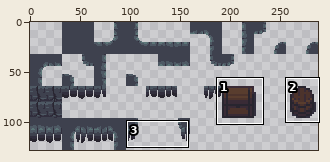
Two states of a sprite sheet, assets/levelbase.png. Above, an overview of the earlier version with the close-up marked.
Close-up. First the earlier version:
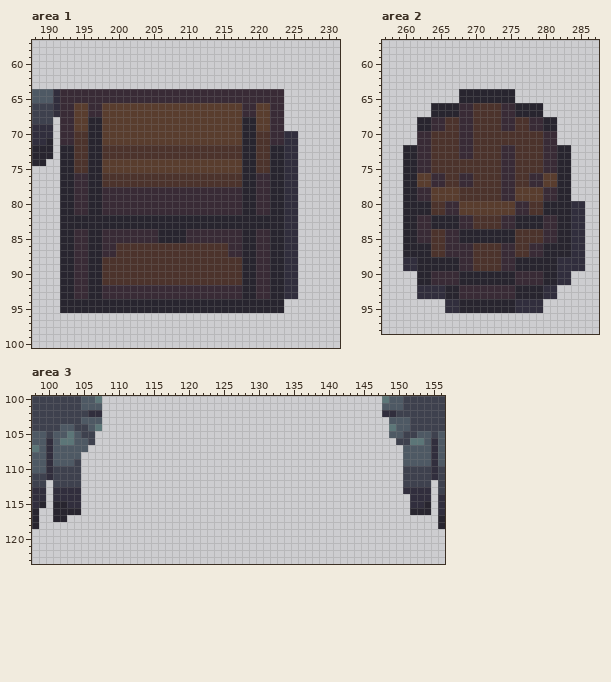
The file is 288x128 pixels. Colours within 5 levels of each other are drawn and written as one. Shown: area 1: x 188..231, y 57..100; area 2: x 257..287, y 57..98; area 3: x 98..156, y 100..123.
After:
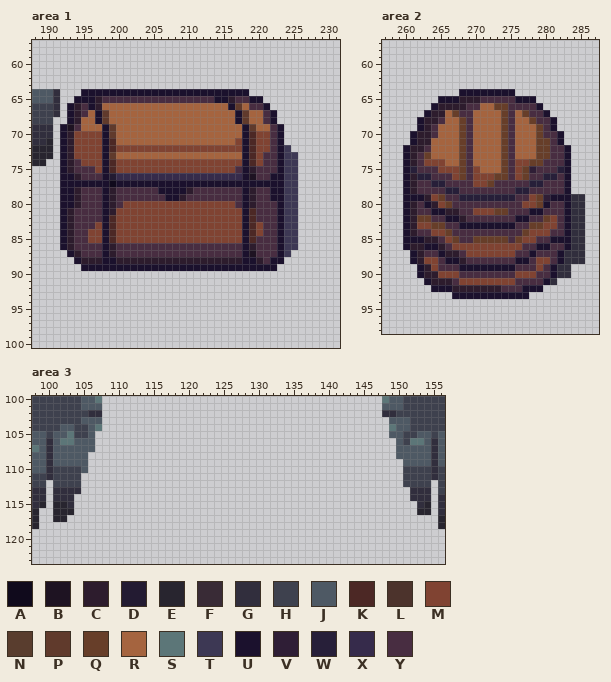
Palette (. is transparent): A #100a1c  B #1e1322  C #2d1c2d  D #231b32  E #28252f  F #392b36  G #312e3d  H #3e414e  J #4e5964  K #4c2825  L #4c332c  M #804332  N #593d2e  P #603a2c  Q #673e29  R #a5643f  S #5c7678  T #3d3854  U #1b112d  V #2f1e36  W #271f39  X #362b4b  Y #482d41
Difference:
Changed rows in their new state; - is an unchanged pixel.
Area 1:
first column x 192:
 64 ...UUUUUUUUUUUUUUUUUUUUUUUU.....--
 65 ..UUUCYYYYYYYYYYYYYYYYUUCYYUU...--
 66 .UCYUCRRRRRRRRRRRRRRRRRRUPRYYU..--
 67 .UCYRUPRRRRRRRRRRRRRRRRRRUPRRYU.--
 68 .UCRRUPRRRRRRRRRRRRRRRRRRUPRRYU.--
 69 UBYRRRUPRRRRRRRRRRRRRRRRRRUPRRYU--
 70 UCMMMMUPRRRRRRRRRRRRRRRRRRUKMMYU..
 71 UCMMMMUKRRRRRRRRRRRRRRRRRMUKMMYU..
 72 UCMMMMUKMMMMMMMMMMMMMMMMMMUKMMYUT.
 73 UCMMMMUPRRRRRRRRRRRRRRRRRRUKMYYUTT
 74 UCYMMMUKMMMMMMMMMMMMMMMMMMUKMYYUTT
 75 UCYYYMUKMMMMMMMMMMMMMMMMMYUCYYYUTT
 76 UUCYYYUDXXXXXXXXXXXXXXXXXXUBYYUUTT
 77 UUUUUUUAUUUUUUUUUUUUUUUUUUUUUUUUTT
 78 UUCYYYUCYYYYYYUUUUCYYYYYYYUCYYUUTT
 79 UUCYYYUCYYYYYYYUUCYYYYYYYYUCYYUUTT
 80 UUCYYYUCYMMMMMMMMMMMMMMMMYUCYYYUTT
 81 UCYYYYUCMMMMMMMMMMMMMMMMMMUKYYYUTT
 82 UCYYYYUKMMMMMMMMMMMMMMMMMMUKYYYUTT
 83 UCYYYMUKMMMMMMMMMMMMMMMMMMUKMYYUTT
 84 UCYYMMUKMMMMMMMMMMMMMMMMMMUKMYYUTT
 85 UCYYMMUKMMMMMMMMMMMMMMMMMMUKYYYUTT
 86 UCYYYYUCYYYYYYYYYYYYYYYYYYUCYYYUTT
 87 .UCYYYUCYYYYYYYYYYYYYYYYYYUBYYYUT.
 88 ..UCCCUUCCCCCCCCCCCCCCCCCCUUCYUU..
 89 ...UUUUUUUUUUUUUUUUUUUUUUUUUUUU...
 90 ..................................
 91 ..................................
 92 ..................................
 93 ..................................
 94 ................................--
 95 ................................--
Area 2:
first column x 260:
64 --------UUUUUUUU----------
65 -----UUUCCCYYYYYUUU-------
66 ----UCCCCYYRRQQYYYYU------
67 ---UCCRQYYRRRRQYRQYYU-----
68 --UCCYRRQYRRRRQYRRQYYU----
69 --UCYRRRQYRRRRQYRRRQYU----
70 -UCCYRRRQYRRRRQYRRRQYYU---
71 -UCCRRRRQYRRRRQYRRRQQYU---
72 UCCYRRRRQYRRRRQYRRRQQYYU--
73 UCYQRRRRQYRRRRQYRRRQQYYU--
74 UCYMMMRRQYRRRRQYMMQQYYYU--
75 UWYYYMMMQYMRRRQYMQVYYYWU--
76 UCWWYYYMQYMMMQQYMQYYWWYU--
77 UCYYWWYYYYMMQYYYYYWWYYYU--
78 UCYYYYWWYYYYYYYYWWYYYYYU--
79 UUUCMQYYWWWWWWWWYYMQVUUUGG
80 UCYUCMQYYYYYYYYYYMMQUYYU--
81 UCYYUUCCYYMMMQQYYYUUYYYU--
82 UCQQYYUUCYYYYYYYUUYYQMYU--
83 UCMMQQYYUUUUUUUUYYQQMMYU--
84 UCYYMMQYYYYYYYYYYQMMMYYU--
85 UUUCCYMQYYQQQQQYQMMYYUUU--
86 UCCUUCYMMMMMMMMMMYYUUYYU--
87 .UCYYUCCYMMMMMMMYYUYYYUG--
88 .UCMMYUUCYYYYYYYUUYMMYU---
89 ..UCMYYYUUUUUUUUYYYMYU--..
90 --UCCMMMYYYYYYYYMMMYYU----
91 --.UCCCYMMMMMMMMYYYYUG..--
92 --..UUUCCCCCCCYYYUUU..----
93 --.....UUUUUUUUUUU....----
94 ------..............------
95 ------..............------
Area 3:
first column x 104:
105 H-J----------------------------------------------
106 --J-------------------------------------------J--
107 --J-------------------------------------------J--
108 -J--------------------------------------------J--
109 JJ-----------------------------------------------
110 -J-----------------------------------------------
113 -----------------------------------------------.-
114 .------------------------------------------------
115 .-----------------------------------------------.
116 .-----------------------------------------------.
Where, in picture pixels (left, top, right, bottom), the same in both close-ups:
changed: (60, 89, 298, 313)
changed: (403, 89, 585, 313)
changed: (74, 431, 95, 515)
changed: (396, 438, 403, 459)
erased: (403, 487, 417, 515)
